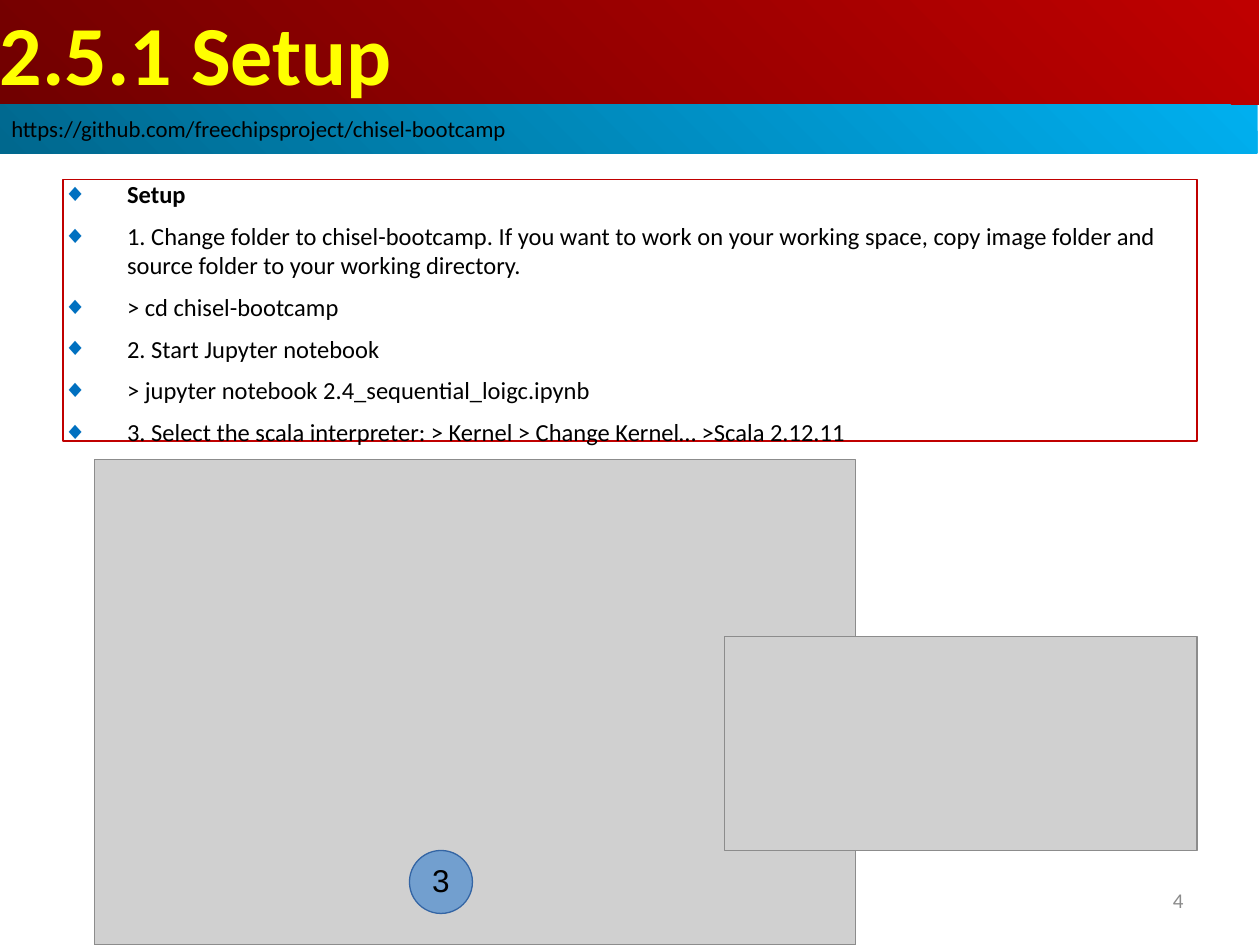
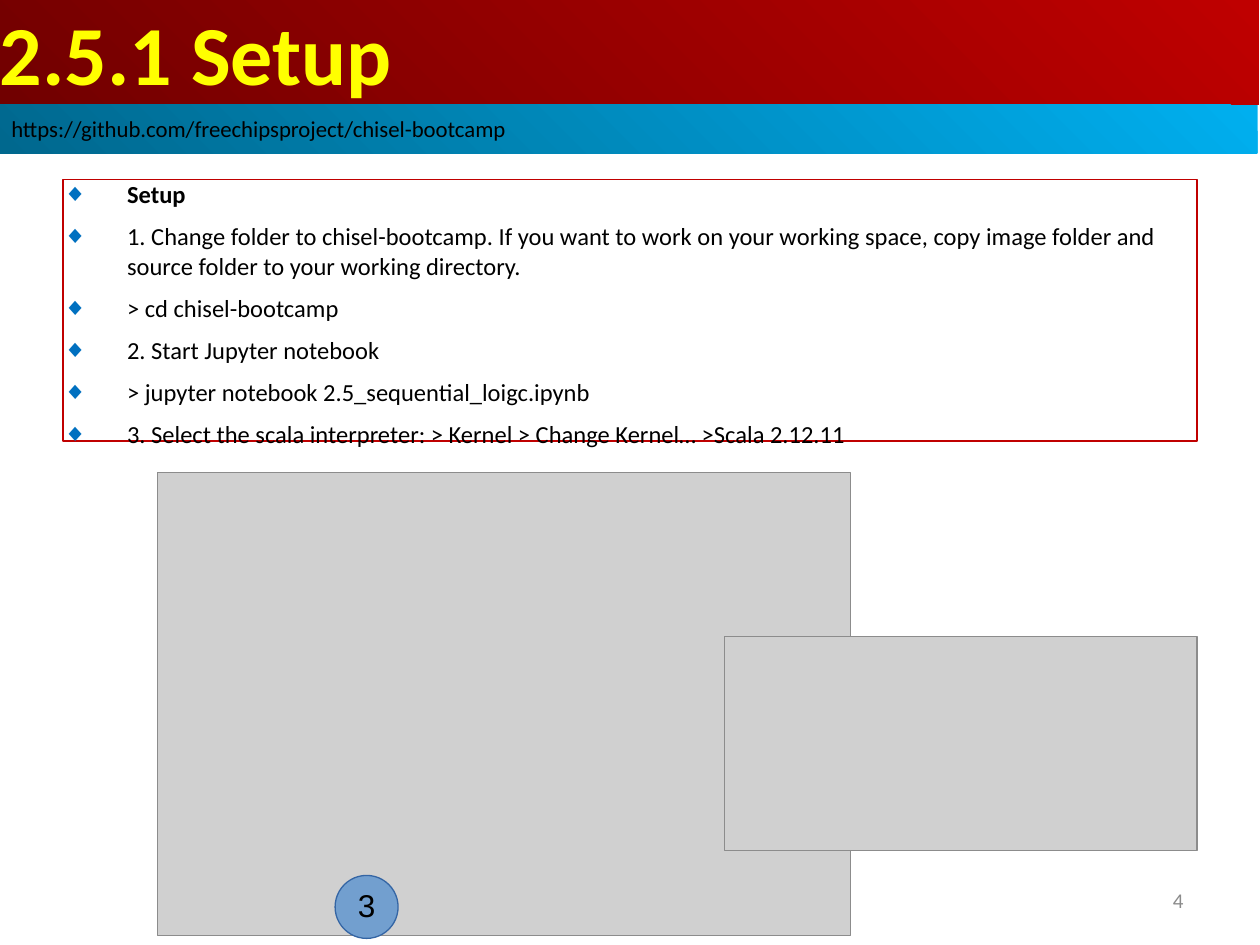
Before and after one commit to peterhchen/AIU_CS800_Chisel, a slide deck: slide 4 of 300_UCB_BC/002.5_FIR_Filter/000_Video/002.5_FIR_Filter.ppt. Drawn at 1260x945 pixels with LibreOffice and Linux fonts; fonts in the diff are those of the drawing; grey boxes stand for pictures. Boxes give left, top, right and bottom in pixels: in the first picture for what was removed or moved away, otherwise in the second. Text is boxed around its words. In the diff, an @@ line names an element or a change of style, - is before the commit and + after.

```diff
--- a/300_UCB_BC/002.5_FIR_Filter/000_Video/002.5_FIR_Filter.ppt
+++ b/300_UCB_BC/002.5_FIR_Filter/000_Video/002.5_FIR_Filter.ppt
@@ text in rectangle at (x1=145, y1=384, x2=589, y2=406): text changed @@
-◆ > jupyter notebook 2.4_sequential_loigc.ipynb
+◆ > jupyter notebook 2.5_sequential_loigc.ipynb
@@ picture resized from (x1=94, y1=460, x2=856, y2=945) to (x1=158, y1=472, x2=850, y2=935) @@
@@ ellipse "3" moved from (x1=410, y1=850, x2=472, y2=914) to (x1=335, y1=876, x2=398, y2=939) @@
```
